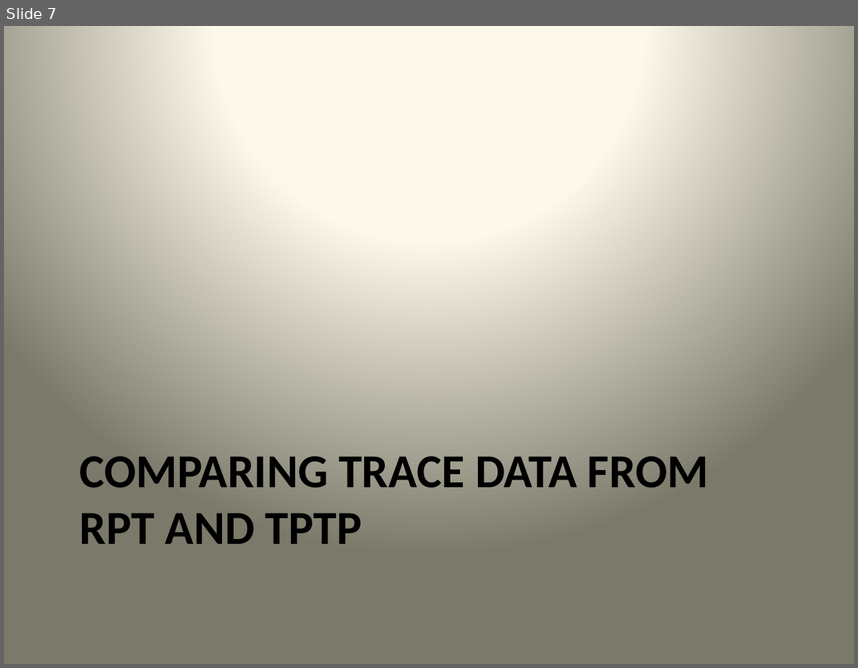
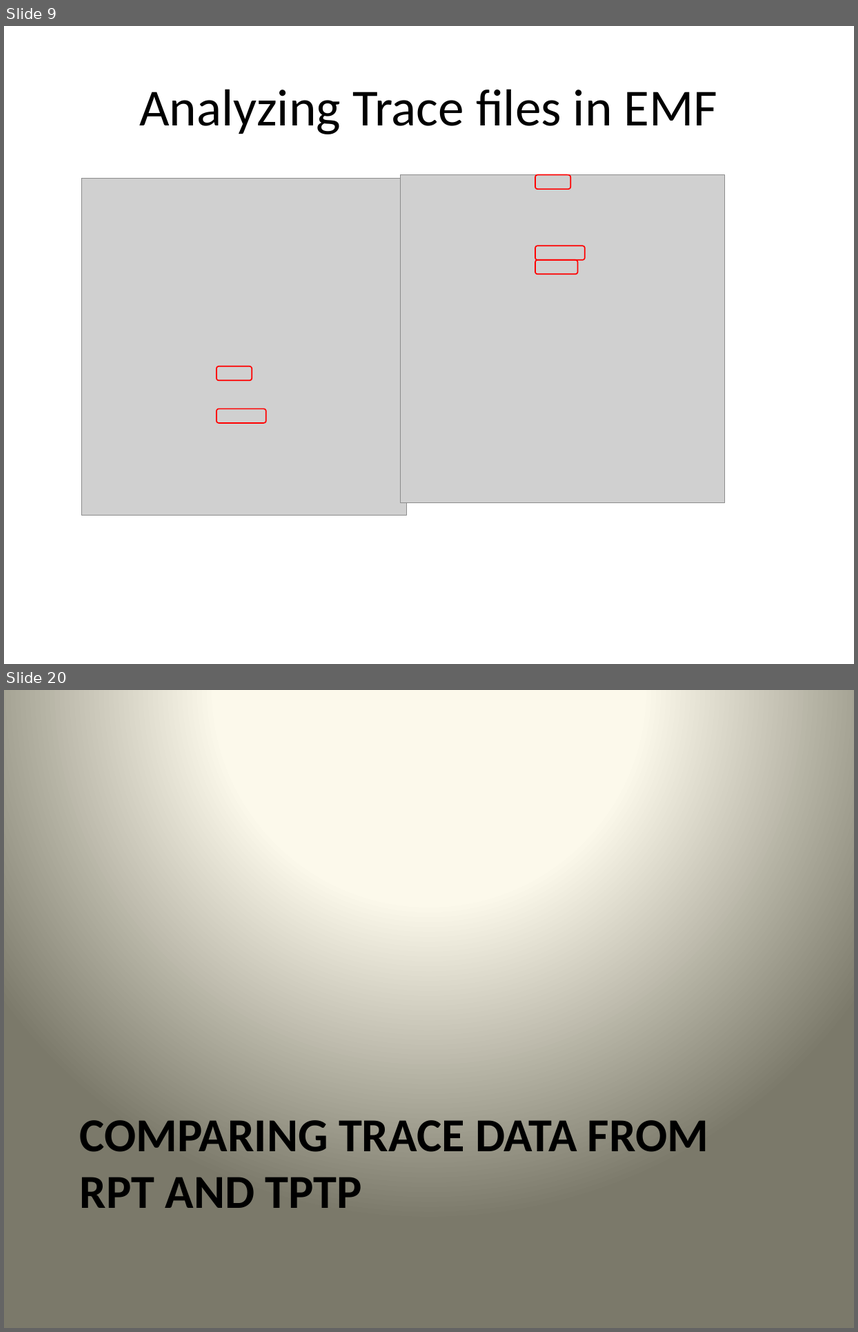
Before and after one commit to wsgan001/asegrp, a slide deck: papers/DRCPA/docs/PerfTest - Implementation.pptx. Shown one above the other, each under a label of ours: slide 7 before the commit, slides 9 and 20 after it; the slides between them are not shown. The pictures are 858x668 and 858x1332 pixels, drawn with LibreOffice and Linux fonts; fonts in the diff are those of the drawing; grey boxes stand for pictures. Boxes give left, top, right and bottom in pixels: in the first picture for what was removed or moved away, otherwise in the second. Text is boxed around its words. In the diff, an @@ line names an element or a change of style, - is before the commit and + after.

```diff
--- a/papers/DRCPA/docs/PerfTest - Implementation.pptx
+++ b/papers/DRCPA/docs/PerfTest - Implementation.pptx
@@ slide 9 added at <box>4,26,854,664</box>, background #FFFFFF @@
@@ title added at <box>139,89,718,134</box>, 44 pt, text #000000 @@
+Analyzing Trace files in EMF
@@ picture added at <box>82,178,407,515</box> @@
@@ picture added at <box>401,175,725,502</box> @@
@@ rounded rectangle added at <box>535,175,571,190</box>, outline #FF0000 1 pt @@
@@ rounded rectangle added at <box>535,245,584,260</box>, outline #FF0000 1 pt @@
@@ rounded rectangle added at <box>535,260,578,274</box>, outline #FF0000 1 pt @@
@@ rounded rectangle added at <box>217,366,252,381</box>, outline #FF0000 1 pt @@
@@ rounded rectangle added at <box>217,408,266,423</box>, outline #FF0000 1 pt @@
@@ what was slide 7 is now slide 20 @@
```
Also in this commit, not shown: 5 slides changed, 13 other slides added, 1 slide removed, 3 other files.
